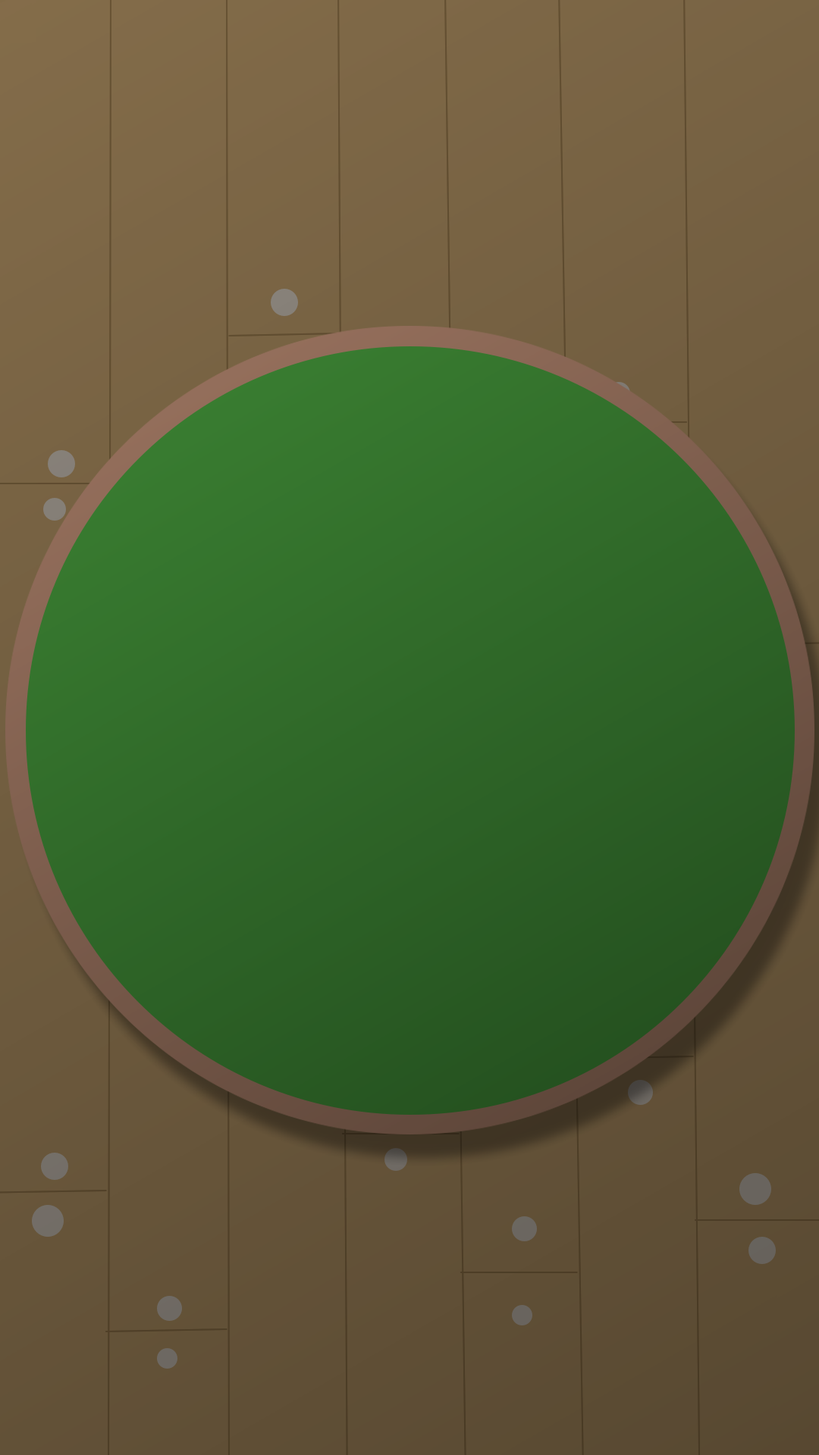
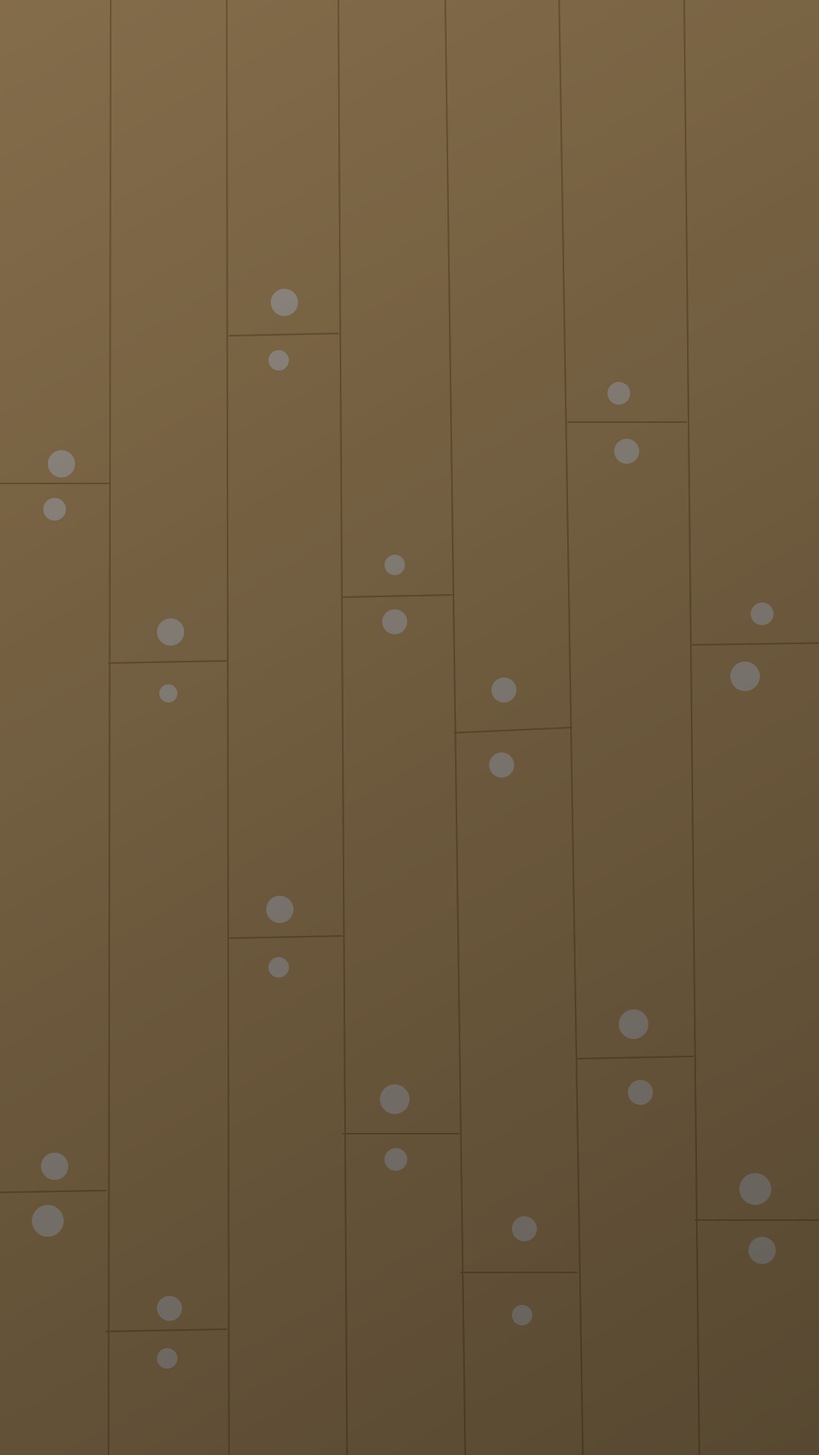
Two versions of the same layered image (819x1455). Layer-by-layer changes:
removed layer "Paint Layer 3 Merged" over (x1=5, y1=325, x2=819, y2=1166)
painted on "Paint Layer 1" over (x1=5, y1=325, x2=819, y2=1166)
